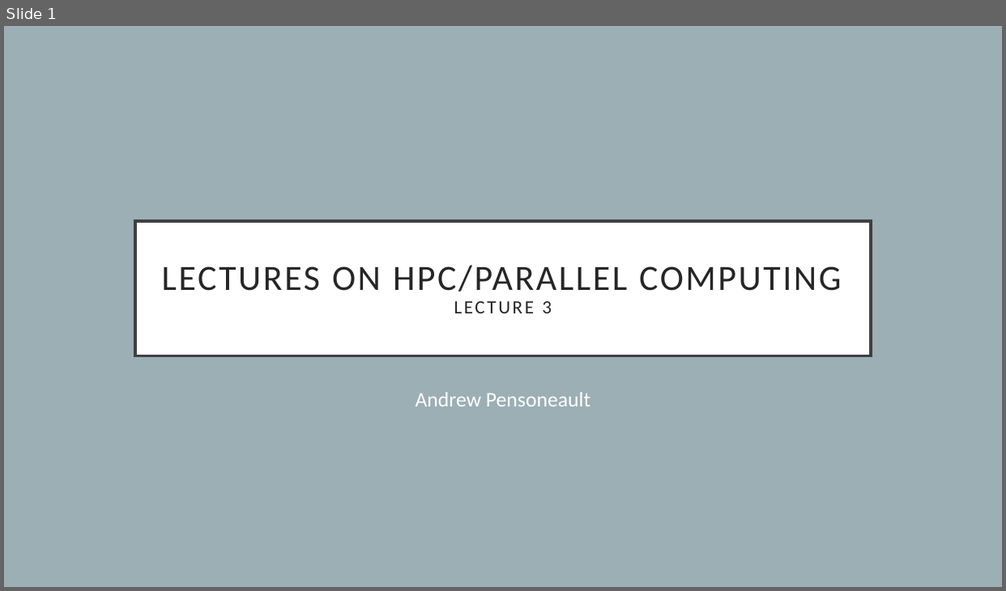
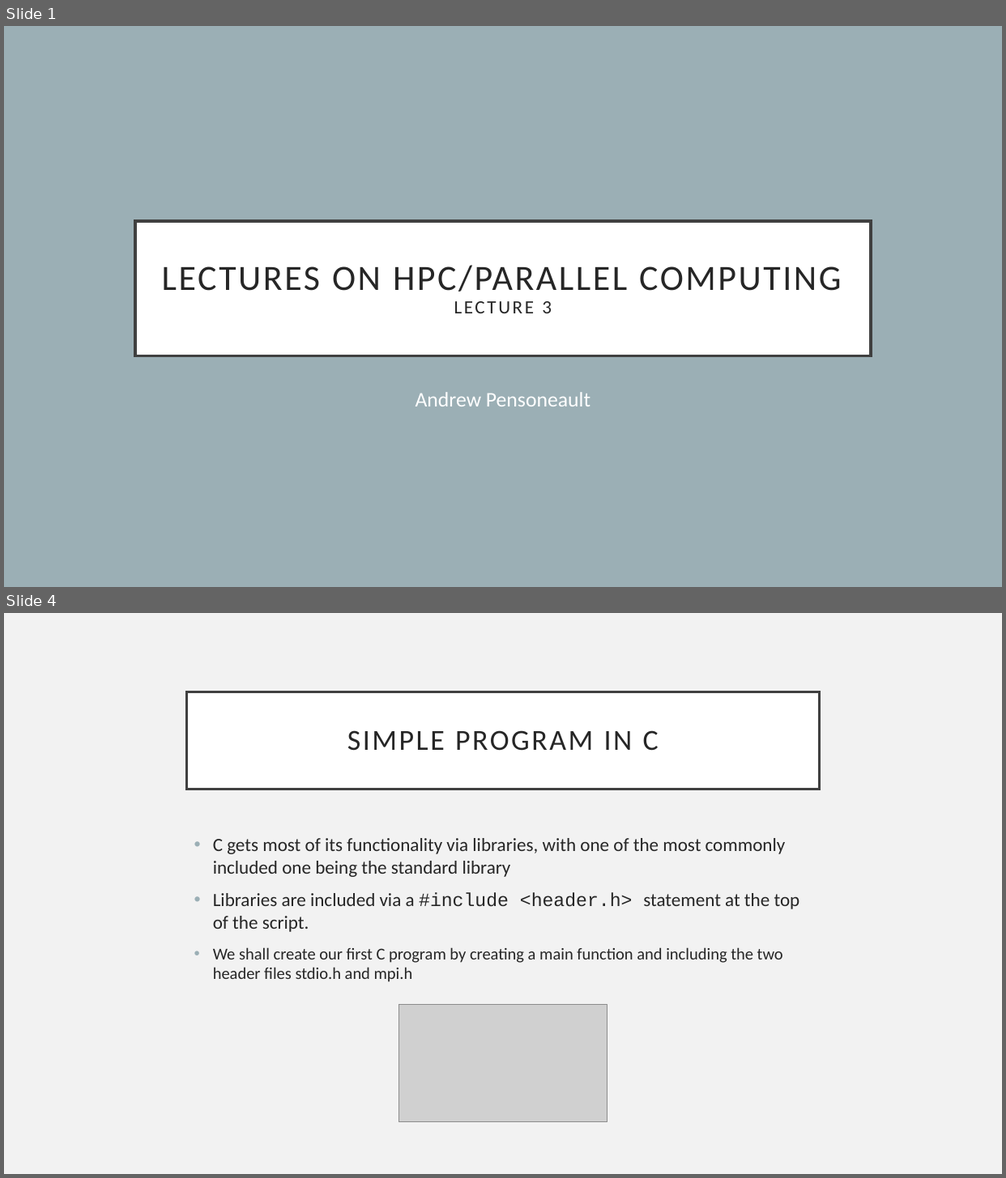
Before and after one commit to Andrewpensoneault/Intro-Parallel-Computing, a slide deck: Lectures/Lecture 3/lecture3.pptx. Shown one above the other, each under a label of ours: slide 1 before the commit, slides 1 and 4 after it; the slides between them are not shown. The pictures are 1006x591 and 1006x1178 pixels, drawn with LibreOffice and Linux fonts; fonts in the diff are those of the drawing; grey boxes stand for pictures. Boxes give left, top, right and bottom in pixels: in the first picture for what was removed or moved away, otherwise in the second. Text is boxed around its words. In the diff, an @@ line names an element or a change of style, - is before the commit and + after.

```diff
--- a/Lectures/Lecture 3/lecture3.pptx
+++ b/Lectures/Lecture 3/lecture3.pptx
@@ slide 4 added at bbox=[4, 613, 1002, 1174], background #F2F2F2 @@
@@ title added at bbox=[187, 692, 819, 789], fill #FFFFFF, outline #404040 2.5 pt, 28 pt, text #262626 @@
+SIMPLE PROGRAM IN C
@@ text added at bbox=[213, 838, 800, 982], 18 pt, text #262626 @@
+• C gets most of its functionality via libraries, with one of the most commonly included one being the standard library
+• Libraries are included via a #include <header.h> statement at the top of the script.
+• We shall create our first C program by creating a main function and including the two header files stdio.h and mpi.h
@@ picture added at bbox=[398, 1005, 607, 1122] @@
```
Also in this commit, not shown: 1 slide changed, 9 other slides added, 1 slide removed.
